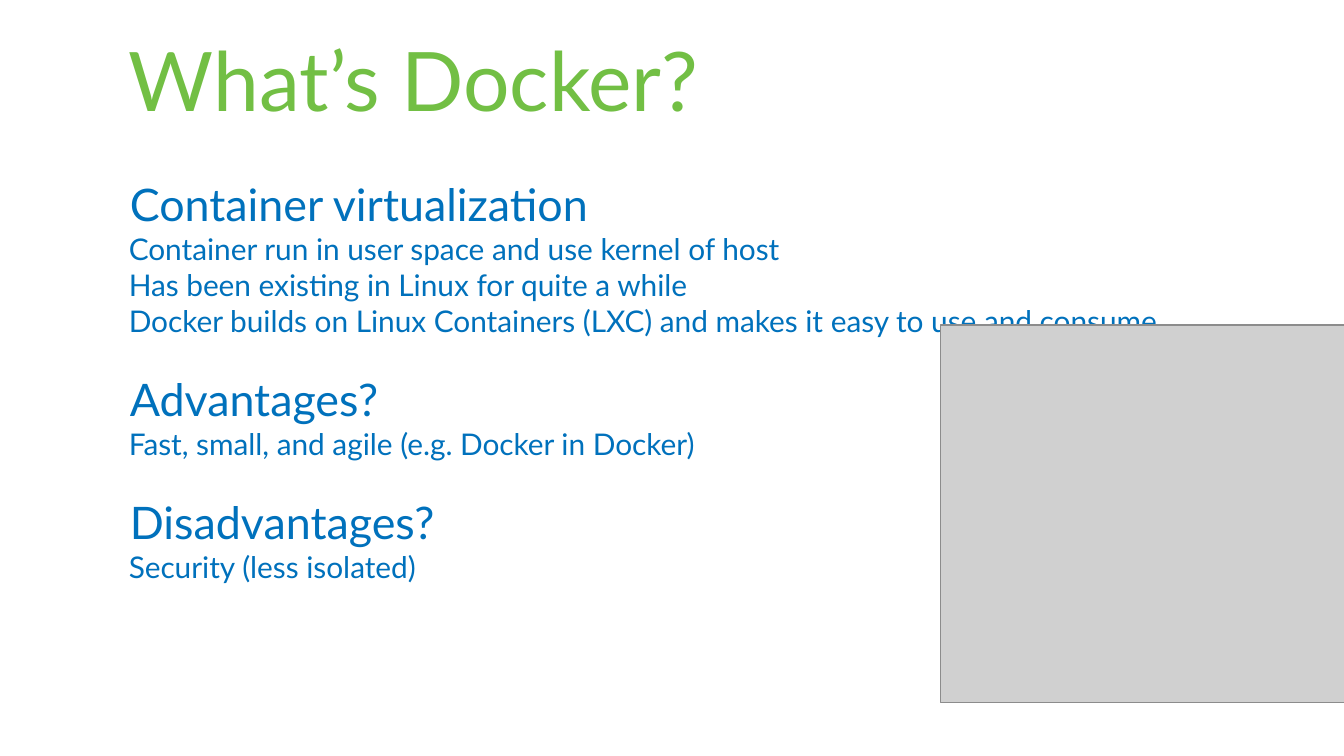
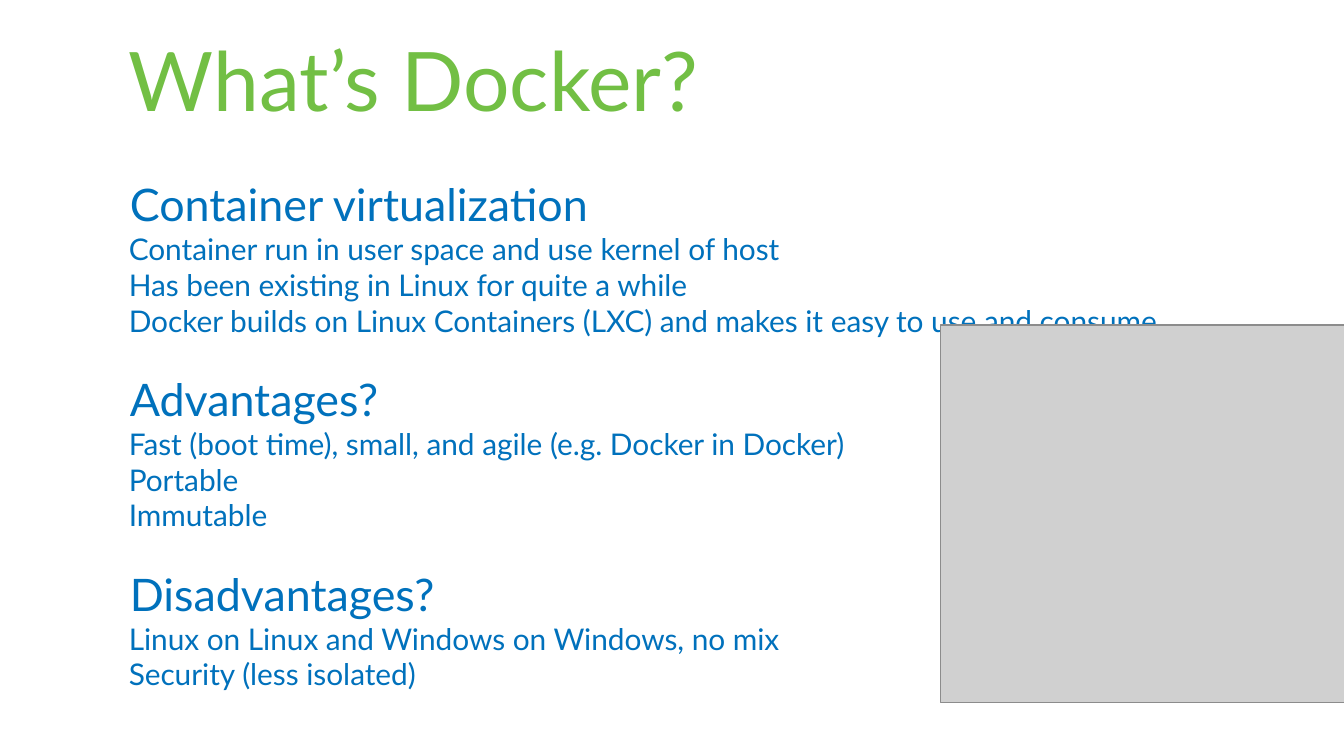
Before and after one commit to rstropek/DockerVS2015Intro, a slide deck: slide 5 of slides/Docker-Workshop.pptx. Drawn at 1344x756 pixels with LibreOffice and Linux fonts; fonts in the diff are those of the drawing; grey boxes stand for pictures. Boxes give left, top, right and bottom in pixels: in the first picture for what was removed or moved away, otherwise in the second. Text is boxed around its words. In the diff, an @@ line names an element or a change of style, - is before the commit and + after.

```diff
--- a/slides/Docker-Workshop.pptx
+++ b/slides/Docker-Workshop.pptx
@@ text at [129,432,845,527]: text changed @@
-  Fast, small, and agile (e.g. Docker in Docker)
+  Fast (boot time), small, and agile (e.g. Docker in Docker)
+  Portable
+  Immutable
@@ text at [129,628,779,654]: paragraph added @@
+  Linux on Linux and Windows on Windows, no mix
```
Also in this commit, not shown: 3 slides added, 10 other files.
